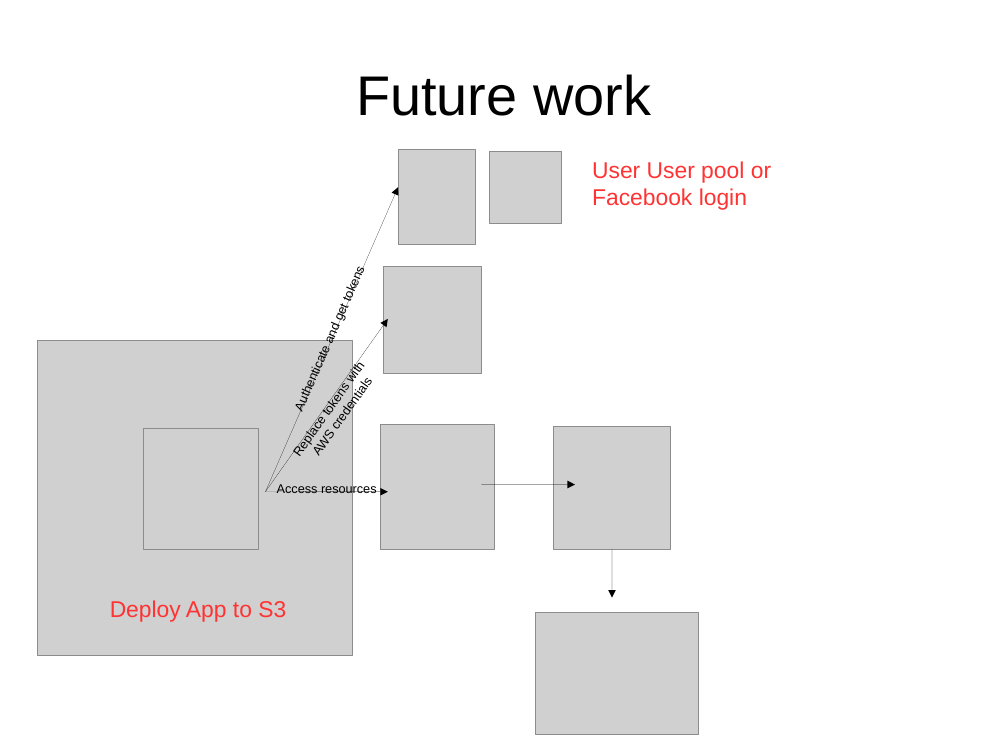
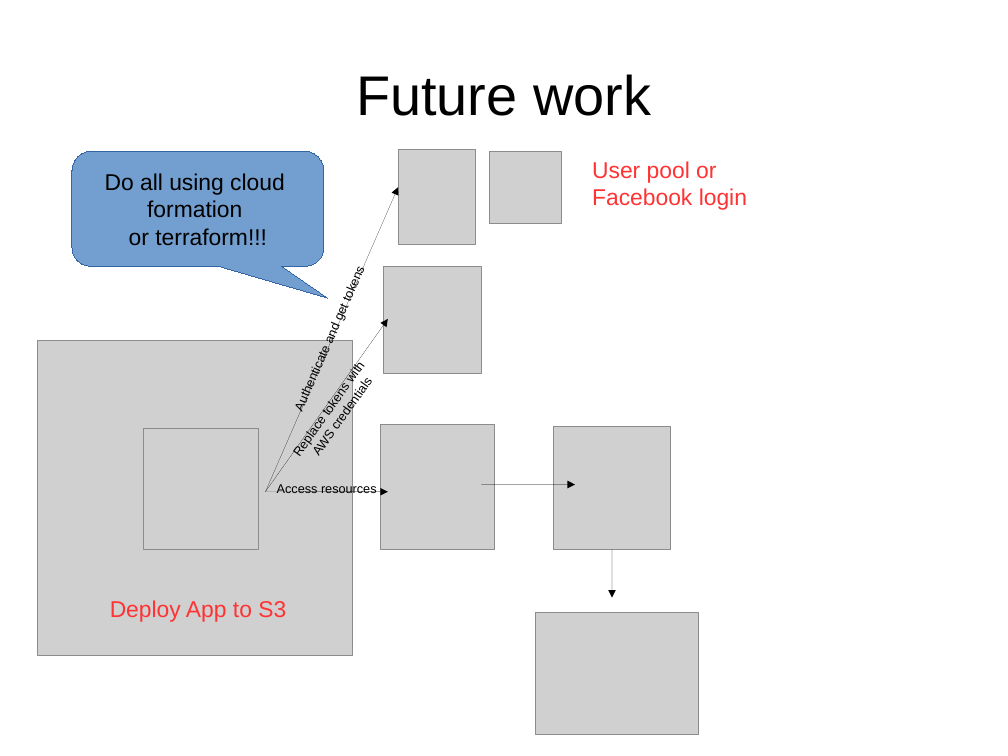
Before and after one commit to daghanacay/serverless-fileupload, a slide deck: slide 23 of documents/presentation.odp (slide 18 before the commit). Drawn at 1008x756 pixels with LibreOffice and Linux fonts; fonts in the diff are those of the drawing; grey boxes stand for pictures. Boxes give left, top, right and bottom in pixels: in the first picture for what was removed or moved away, otherwise in the second. Text is boxed around its words. In the diff, an @@ line names an element or a change of style, - is before the commit and + after.

```diff
--- a/documents/presentation.odp
+++ b/documents/presentation.odp
@@ rounded speech box added at [72, 151, 325, 266], fill #729FCF, outline #3465A4 0 pt, 18 pt, text #000000 @@
+Do all using cloud
+formation
+or terraform!!!
@@ text at [592, 161, 747, 210]: text changed @@
-User User pool or Facebook login
+User pool or Facebook login
```
Also in this commit, not shown: 4 other slides changed, 5 slides added, 1 other file.
